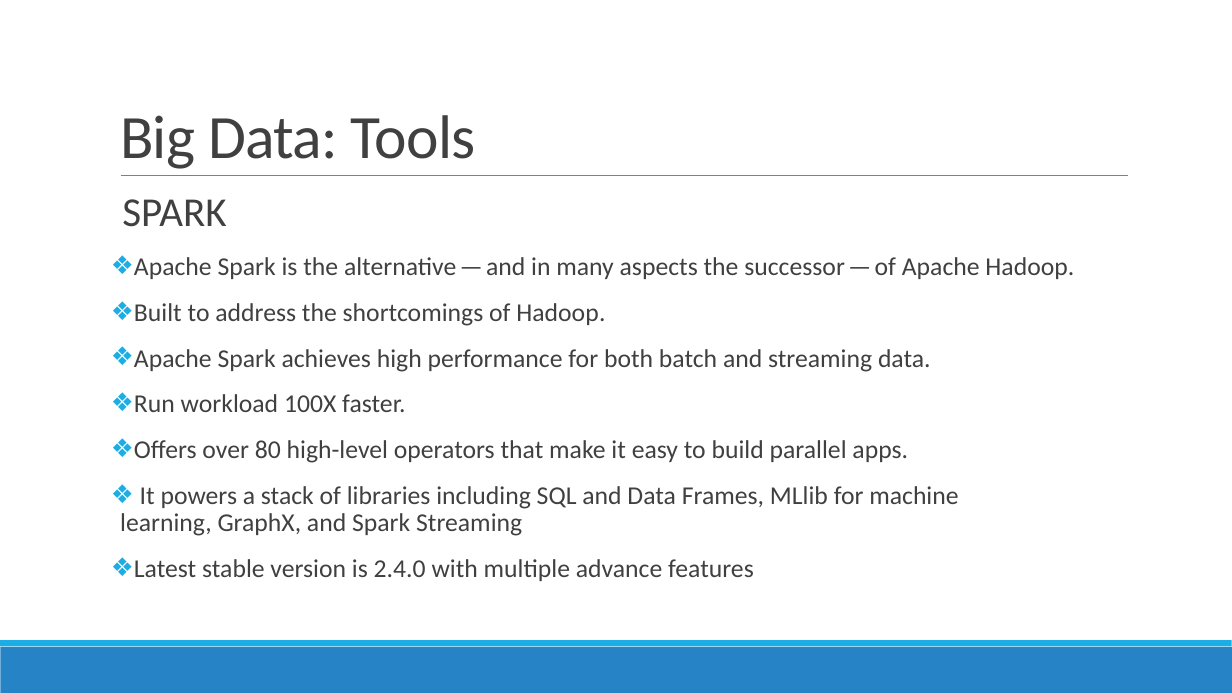
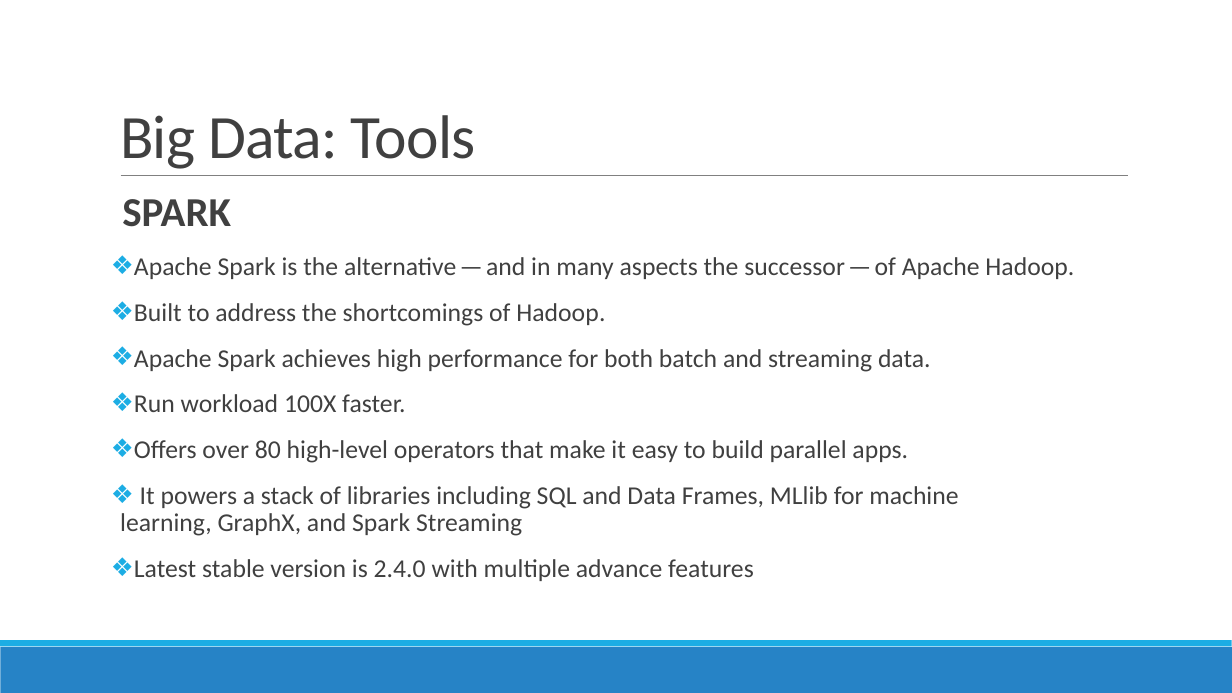
Before and after one commit to DistributedSystems-Fall2018-NEDUET/project-dist_sys, a slide deck: slide 17 of Project Interim Submission/Generic DS Framework.pptx. Drawn at 1232x693 pixels with LibreOffice and Linux fonts; fonts in the diff are those of the drawing. Boxes give left, top, right and bottom in pixels: in the first picture for what was removed or moved away, otherwise in the second. Text is boxed around its words. In the diff, an @@ line names an element or a change of style, - is before the commit and + after.

```diff
--- a/Project Interim Submission/Generic DS Framework.pptx
+++ b/Project Interim Submission/Generic DS Framework.pptx
@@ text at (x1=122, y1=199, x2=231, y2=227): bold on in "SPARK" @@
```
Also in this commit, not shown: 1 slide added.
